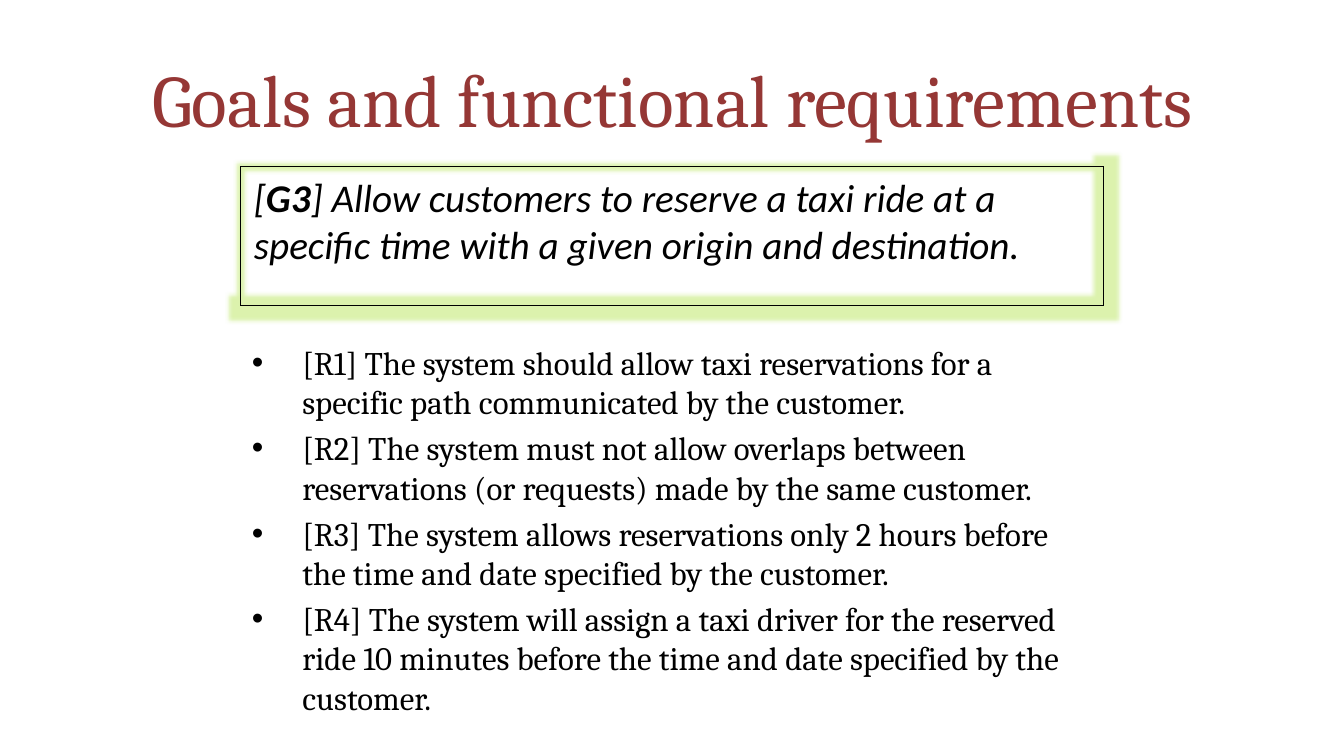
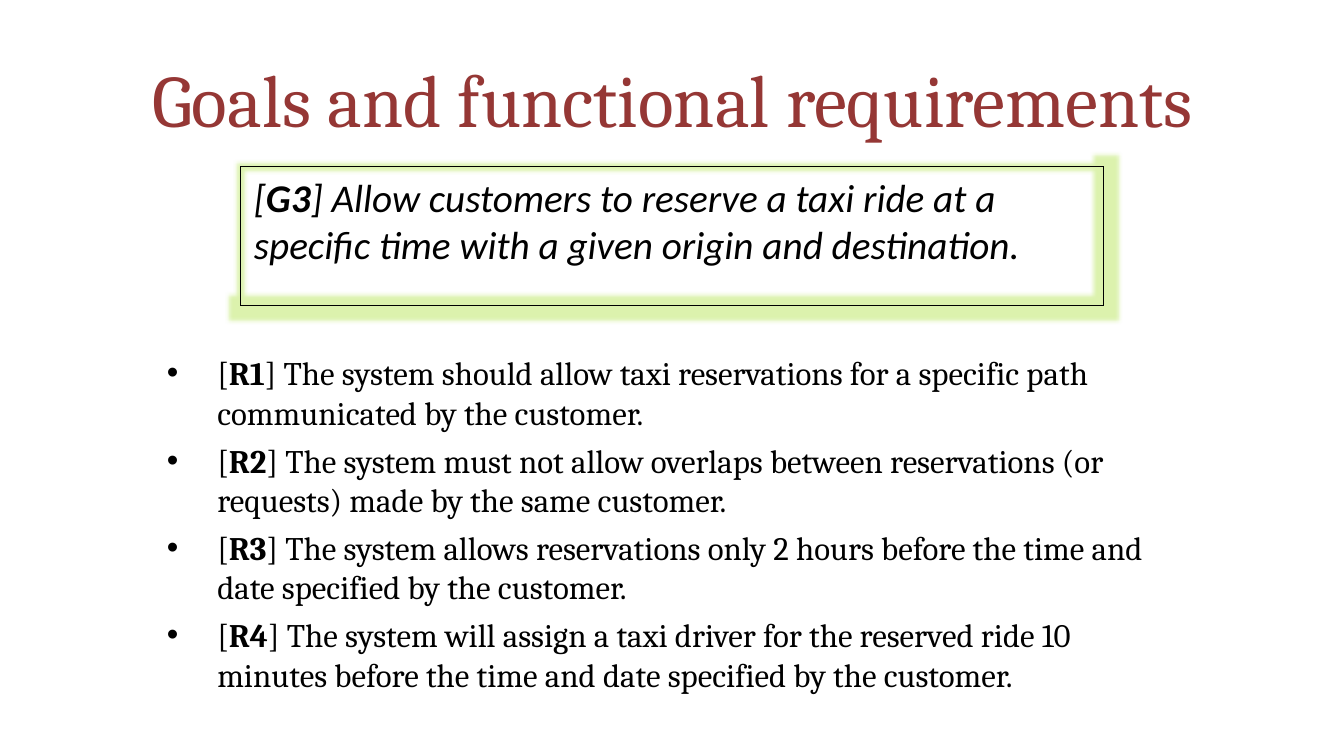
Before and after one commit to MarcoRomani/myTaxyService-SE2-PozziRomani, a slide deck: slide 8 of OtherStuff/FINAL PRESENTATION/MyTaxiService.pptx. Drawn at 1344x756 pixels with LibreOffice and Linux fonts; fonts in the diff are those of the drawing. Boxes give left, top, right and bottom in pixels: in the first picture for what was removed or moved away, otherwise in the second. Text is boxed around its words. In the diff, an @@ line names an element or a change of style, - is before the commit and + after.

```diff
--- a/OtherStuff/FINAL PRESENTATION/MyTaxiService.pptx
+++ b/OtherStuff/FINAL PRESENTATION/MyTaxiService.pptx
@@ text "[R1] The system should allow ...": place and size @@
-text "[R1] The system should allow ..." at (302, 351, 1058, 711)
+text "[R1] The system should allow ..." at (217, 361, 1143, 694)
@@ text "[R1] The system should allow ..." at (217, 361, 1143, 694): bold on in "[R1]", "[R2]", "[R3]", "[R4]"; more space between paragraphs @@
```
Also in this commit, not shown: 11 other slides changed.
